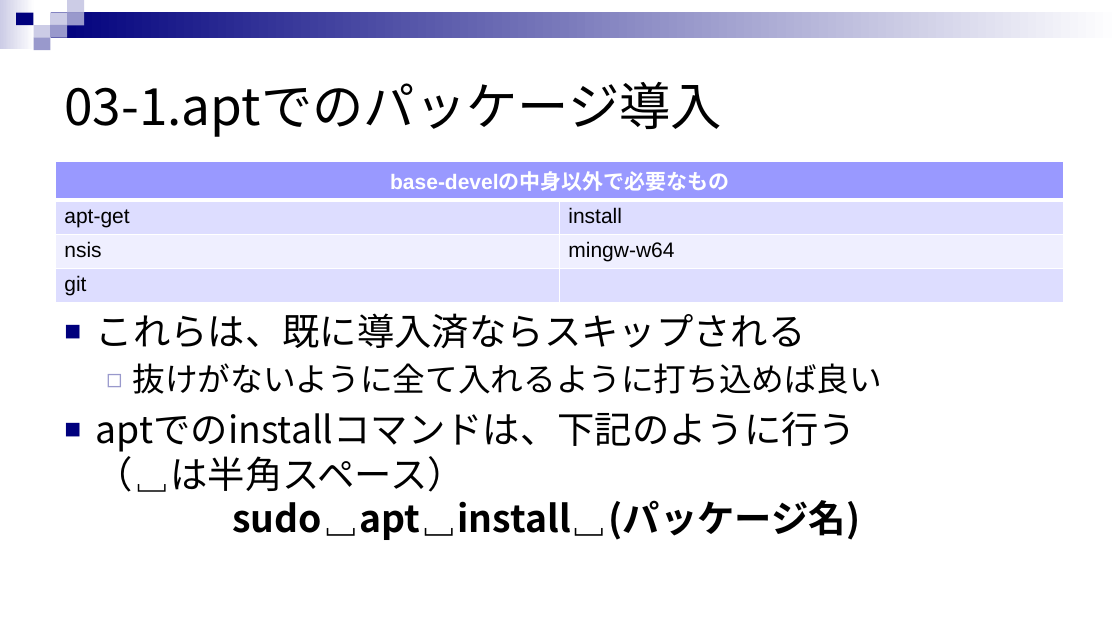
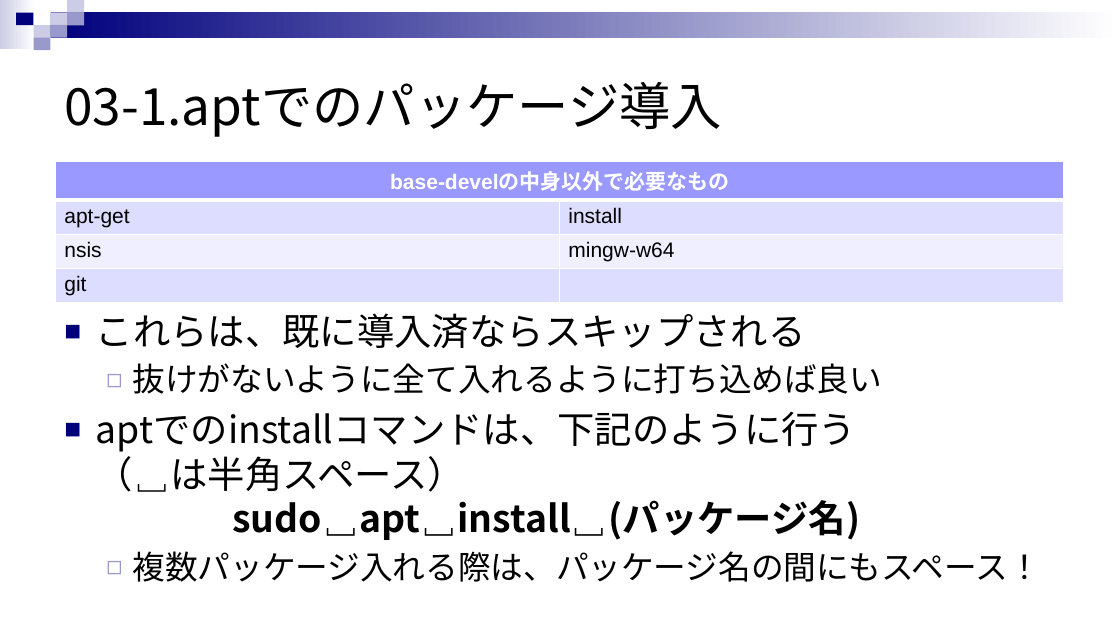
Before and after one commit to rensuke/SIMUonWSL, a slide deck: slide 13 of RE_SIMU_ON_WSL.pptx. Drawn at 1120x630 pixels with LibreOffice and Linux fonts; fonts in the diff are those of the drawing. Boxes give left, top, right and bottom in pixels: in the first picture for what was removed or moved away, otherwise in the second. Text is boxed around its words. In the diff, an @@ line names an element or a change of style, - is before the commit and + after.

```diff
--- a/RE_SIMU_ON_WSL.pptx
+++ b/RE_SIMU_ON_WSL.pptx
@@ text at box(133, 551, 1041, 582): paragraph added @@
+  ◻ 複数パッケージ入れる際は、パッケージ名の間にもスペース！
```
Also in this commit, not shown: 1 other slide changed, 1 slide added, 1 other file.
